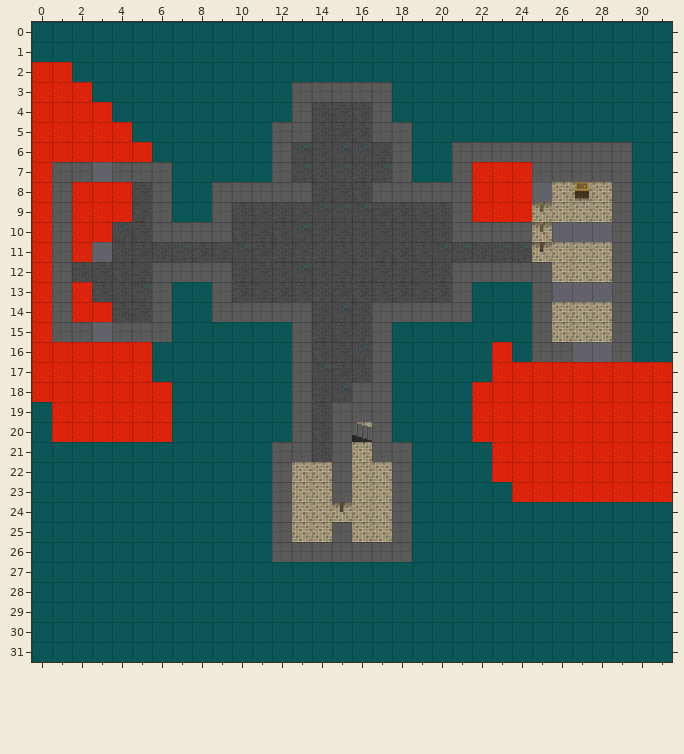
Level history. Tiled map: src/main/resources/assets/data/dungeon.tmx. The first picture shows the starting point.
Cells are 48x48 px. Shown: x 0..31, y 0..31.
New version:
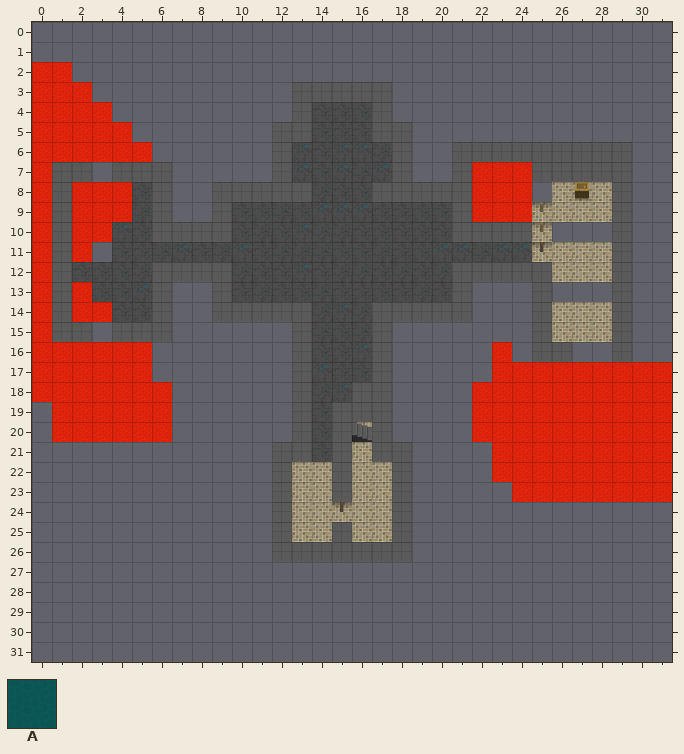
Key: from "terrain": A 115.
_ is an empty cell.
Tiles replaced or removed in this view: A.
Difference:
Changed rows in their new state; . is an unchanged cell.
Layer "floor":
first column x 0:
 0 ________________________________
 1 ________________________________
 2 ..______________________________
 3 ...__________.....______________
 4 ...._________.....______________
 5 ....._______......._____________
 6 ......______.......__.........__
 7 ......._____.......__.........__
 8 .......__.....................__
 9 .......__.....................__
10 ..............................__
11 ..............................__
12 ..............................__
13 .......__.............___.....__
14 .......__.............___.....__
15 .......______....._______.....__
16 ......_______....._____._.....__
17 ......_______....._____.........
18 .......______.....____..........
19 _......______.....____..........
20 _......______.....____..........
21 ____________.......____.........
22 ____________.......____.........
23 ____________......._____........
24 ____________......._____________
25 ____________......._____________
26 ____________......._____________
27 ________________________________
28 ________________________________
29 ________________________________
30 ________________________________
31 ________________________________
Where, in picture pixels (left, top, right, bottom), the same in both pictures:
removed: (32, 22, 672, 662)
